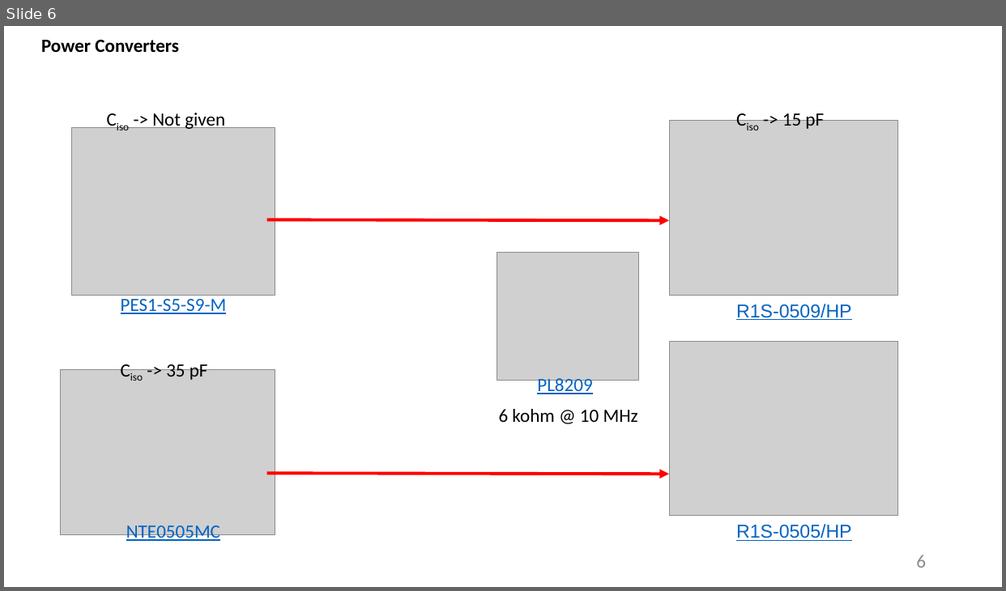
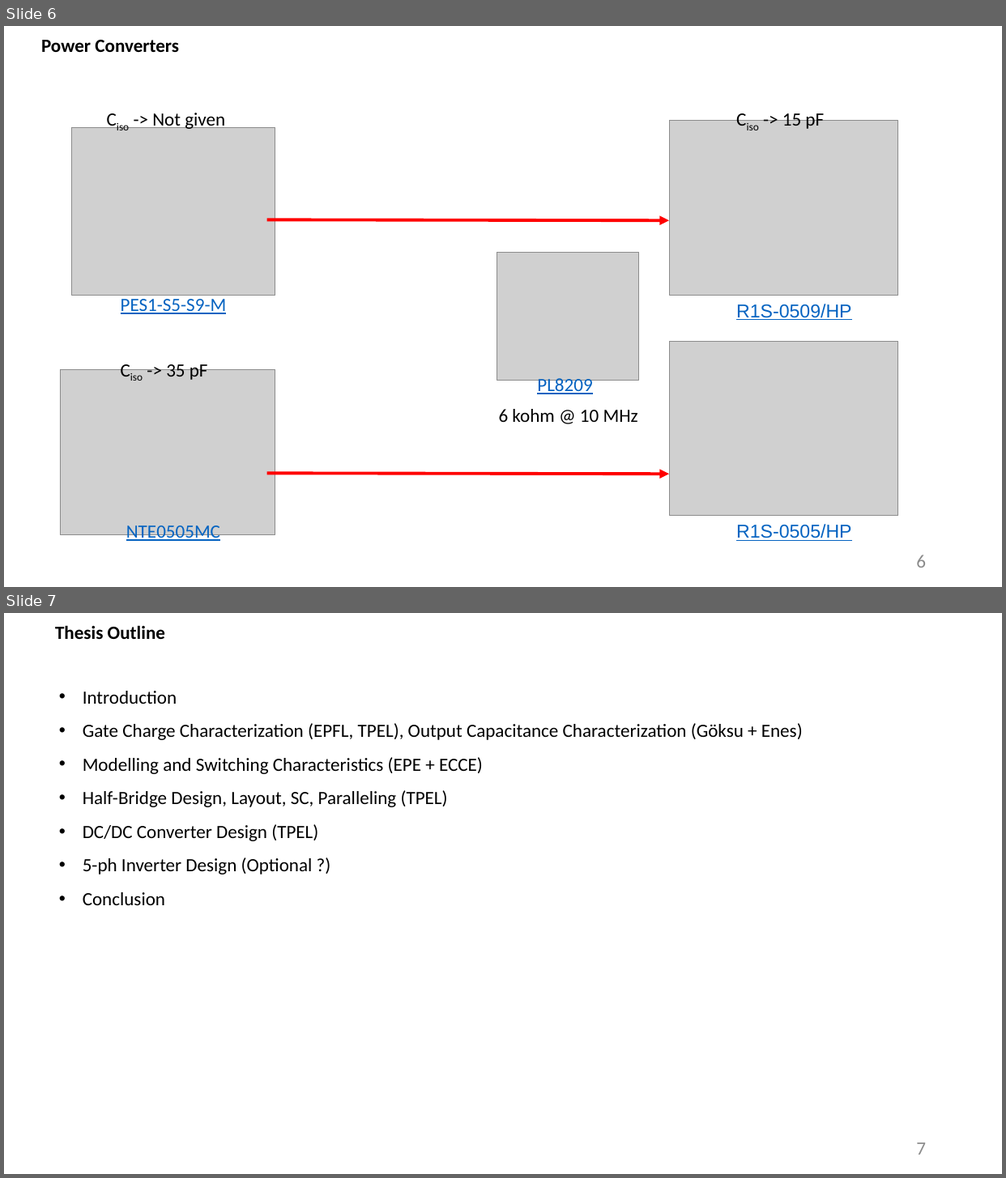
Before and after one commit to furkankarakaya/GaN-Studies, a slide deck: Weekly Reports/2020.03.23- 2020.03.30.pptx. Shown one above the other, each under a label of ours: slide 6 before the commit, slides 6 and 7 after it. The pictures are 1006x591 and 1006x1178 pixels, drawn with LibreOffice and Linux fonts; fonts in the diff are those of the drawing; grey boxes stand for pictures. Boxes give left, top, right and bottom in pixels: in the first picture for what was removed or moved away, otherwise in the second. Text is boxed around its words. In the diff, an @@ line names an element or a change of style, - is before the commit and + after.

Commit message:
Weekly reports and thesis files.

```diff
--- a/Weekly Reports/2020.03.23- 2020.03.30.pptx
+++ b/Weekly Reports/2020.03.23- 2020.03.30.pptx
@@ slide 7 added at bbox=[4, 613, 1002, 1174], background #FFFFFF @@
@@ text added at bbox=[55, 625, 165, 639], 18 pt, text #000000, bold @@
+Thesis Outline
@@ text added at bbox=[83, 691, 803, 905], 18 pt, text #000000 @@
+• Introduction
+• Gate Charge Characterization (EPFL, TPEL), Output Capacitance Characterization (Göksu + Enes)
+• Modelling and Switching Characteristics (EPE + ECCE)
+• Half-Bridge Design, Layout, SC, Paralleling (TPEL)
+• DC/DC Converter Design (TPEL)
+• 5-ph Inverter Design (Optional ?)
+• Conclusion
@@ page number added at bbox=[916, 1143, 926, 1155], 18 pt, text #8C8C8C @@
+7
```
Also in this commit, not shown: 25 other files.
